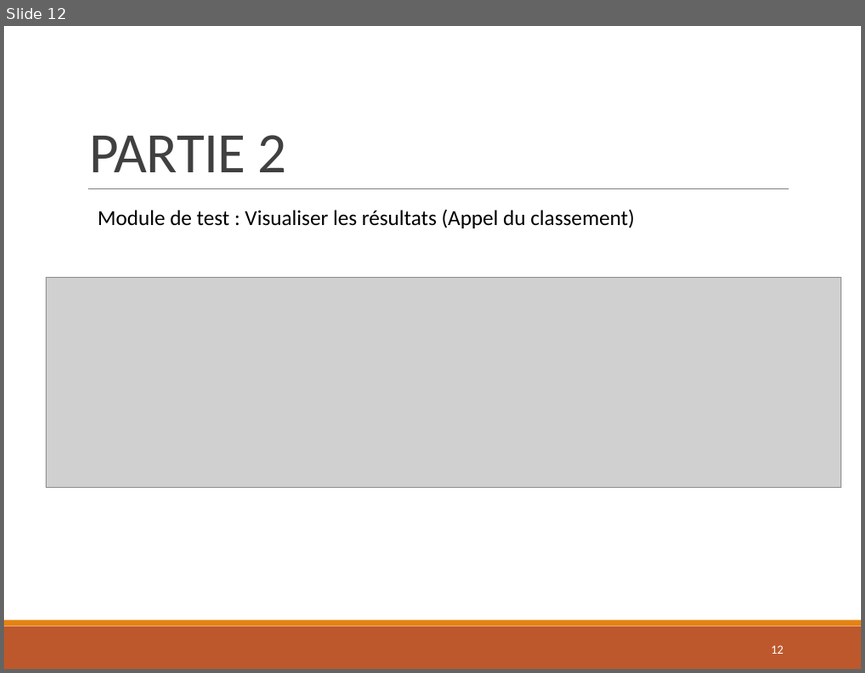
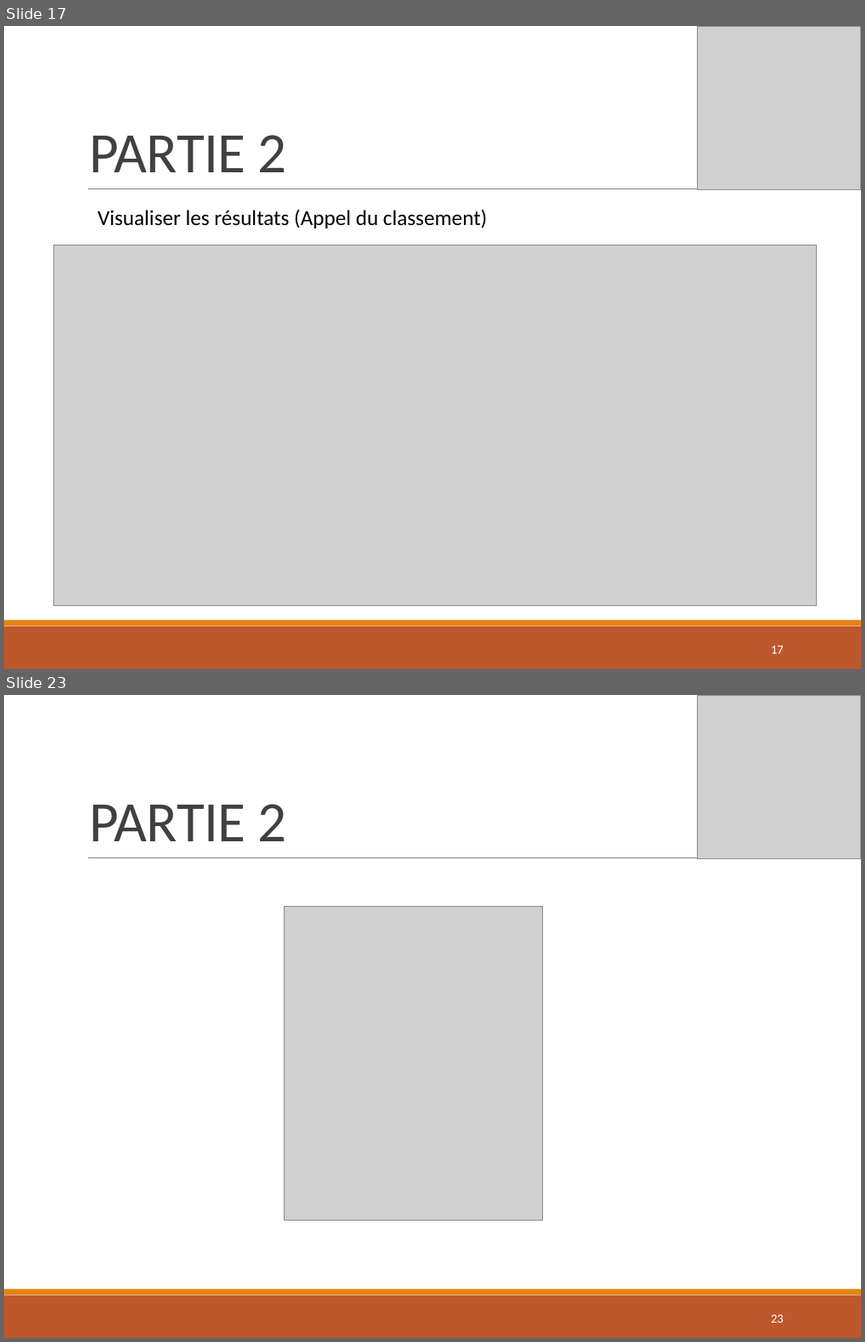
Before and after one commit to Colbert1/Projet_CrossLaPro, a slide deck: Ressources/Presentation_Projet_CrossLaPro_E3_Danel.pptx. Shown one above the other, each under a label of ours: slide 12 before the commit, slides 17 and 23 after it; the slides between them are not shown. The pictures are 865x673 and 865x1342 pixels, drawn with LibreOffice and Linux fonts; fonts in the diff are those of the drawing; grey boxes stand for pictures. Boxes give left, top, right and bottom in pixels: in the first picture for what was removed or moved away, otherwise in the second. Text is boxed around its words. In the diff, an @@ line names an element or a change of style, - is before the commit and + after.

```diff
--- a/Ressources/Presentation_Projet_CrossLaPro_E3_Danel.pptx
+++ b/Ressources/Presentation_Projet_CrossLaPro_E3_Danel.pptx
@@ slide 23 added at (4, 695, 861, 1338), background #FFFFFF; not listed: 3 template elements that a slide beside it also shows @@
@@ picture added at (697, 695, 861, 859) @@
@@ title added at (90, 804, 286, 841), 48 pt, text #404040 @@
+PARTIE 2
@@ picture added at (284, 906, 542, 1219) @@
@@ page number added at (771, 1314, 783, 1322), 10.5 pt, text #FFFFFF @@
+23
@@ what was slide 12 is now slide 17 @@
@@ slide 17 changed as well @@
@@ picture added at (697, 26, 861, 190) @@
@@ text at (98, 209, 487, 228): text changed @@
-Module de test : Visualiser les résultats (Appel du classement)
+Visualiser les résultats (Appel du classement)
@@ picture: place and size @@
-picture at (46, 277, 841, 488)
+picture at (53, 244, 817, 604)
@@ page number at (771, 645, 783, 653): text changed @@
-12
+17
```
Also in this commit, not shown: 12 other slides changed, 11 other slides added, 1 slide removed, 10 other files.
